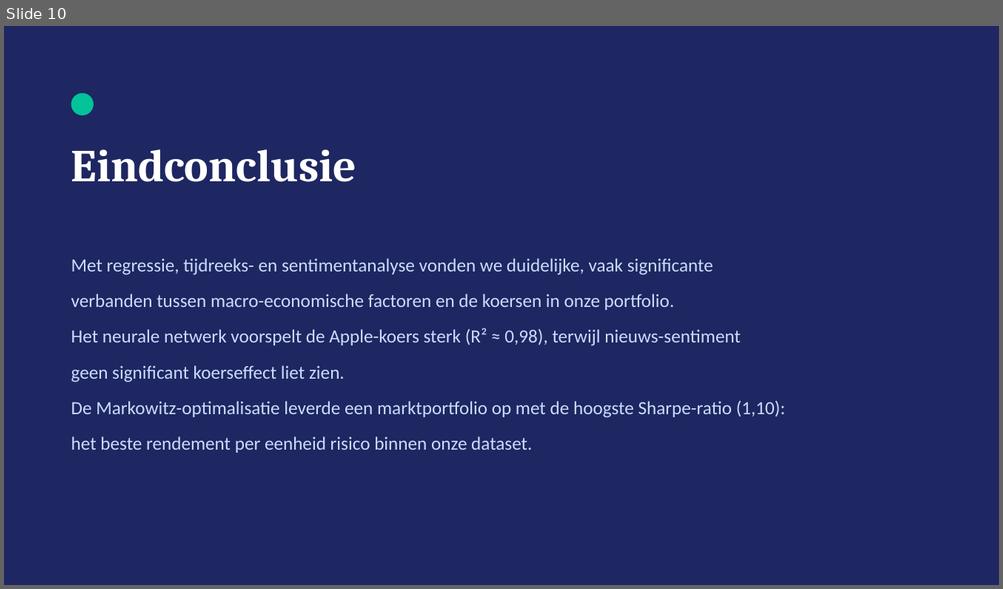
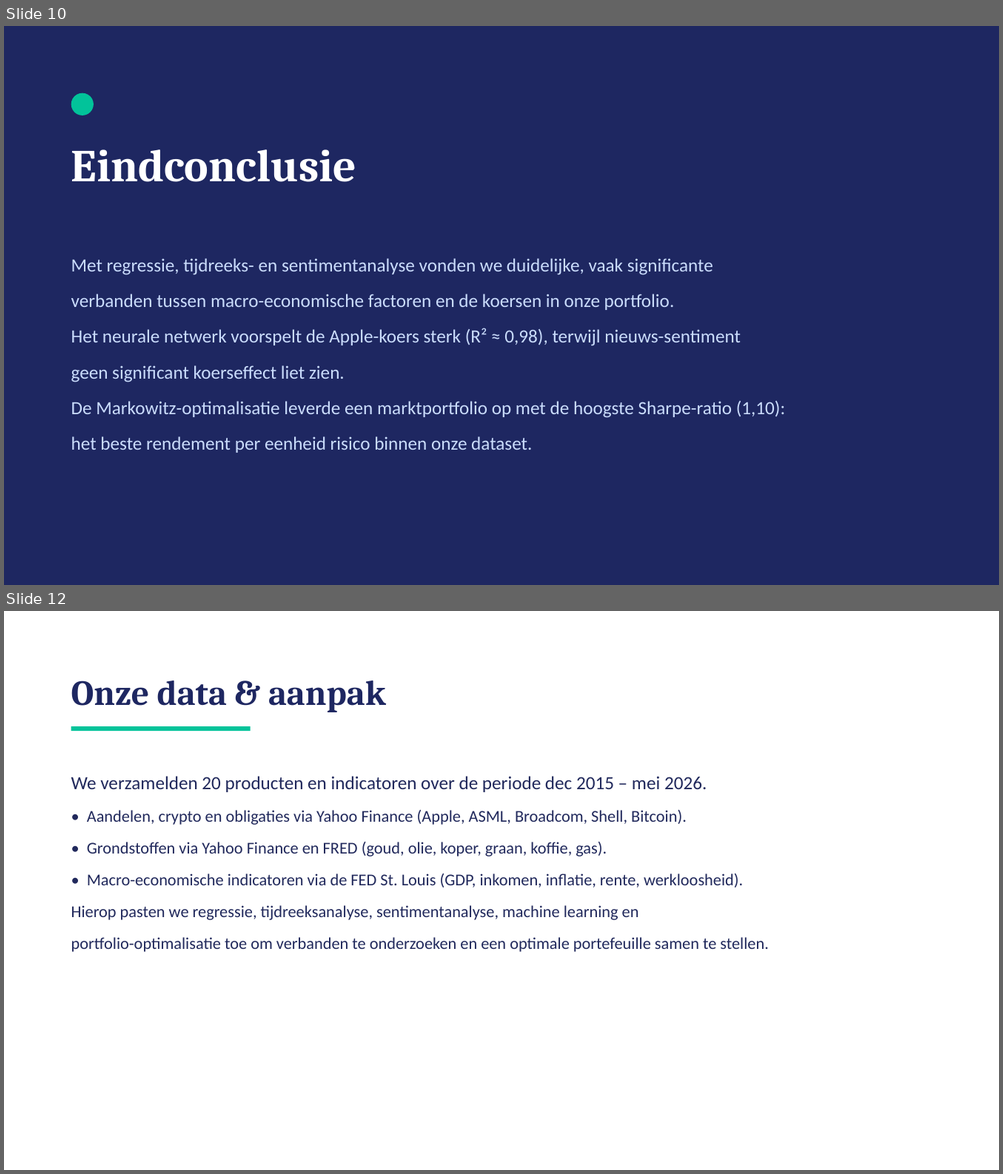
Before and after one commit to michaelraykuster-spec/Werkplaats-2-opdracht-Groep-3, a slide deck: Werkplaats2_Groep3_Eindpresentatie.pptx. Shown one above the other, each under a label of ours: slide 10 before the commit, slides 10 and 12 after it; the slides between them are not shown. The pictures are 1003x589 and 1003x1174 pixels, drawn with LibreOffice and Linux fonts; fonts in the diff are those of the drawing. Boxes give left, top, right and bottom in pixels: in the first picture for what was removed or moved away, otherwise in the second. Text is boxed around its words. In the diff, an @@ line names an element or a change of style, - is before the commit and + after.

```diff
--- a/Werkplaats2_Groep3_Eindpresentatie.pptx
+++ b/Werkplaats2_Groep3_Eindpresentatie.pptx
@@ slide 12 added at box(4, 611, 999, 1170), background #FFFFFF @@
@@ text added at box(71, 681, 386, 712), 34 pt, text #1E2761, bold @@
+Onze data & aanpak
@@ rectangle added at box(71, 726, 250, 731), fill #02C39A @@
@@ text added at box(71, 776, 768, 952), 16 pt, text #21295C @@
+We verzamelden 20 producten en indicatoren over de periode dec 2015 – mei 2026.
+• Aandelen, crypto en obligaties via Yahoo Finance (Apple, ASML, Broadcom, Shell, Bitcoin).
+• Grondstoffen via Yahoo Finance en FRED (goud, olie, koper, graan, koffie, gas).
+• Macro-economische indicatoren via de FED St. Louis (GDP, inkomen, inflatie, rente, werkloosheid).
+Hierop pasten we regressie, tijdreeksanalyse, sentimentanalyse, machine learning en
+portfolio-optimalisatie toe om verbanden te onderzoeken en een optimale portefeuille samen te stellen.
```
Also in this commit, not shown: 9 other slides added.
